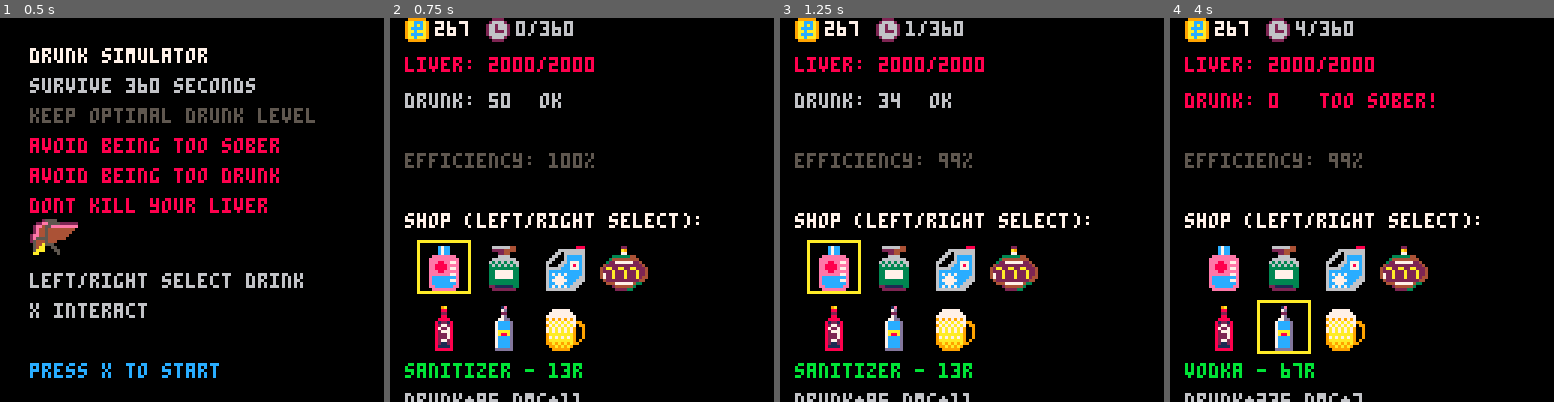
Above: before the commit, frames 1-4 (left to right).
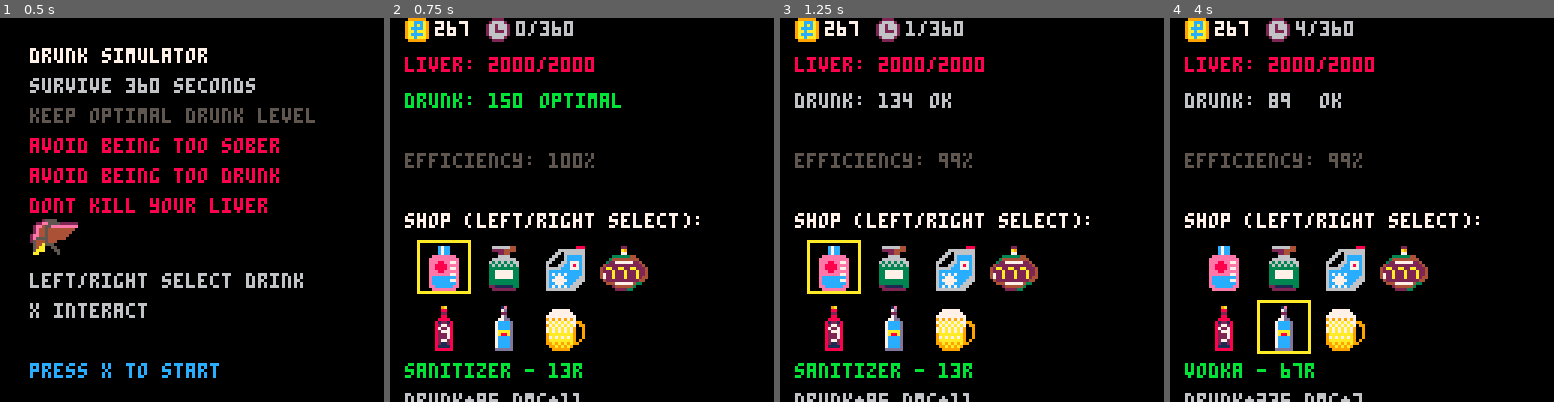
Above: after the commit, the same moments.

Repository: fritzlolpro/picopico
Game: PICO-8 cartridge carts/drunk.p8
The game is run twice, just before and just after one commit, with the same random seed, the same clock (stepped at 60 frames per second) and the same inputs.
Inputs:
- Up to frame 1 (0.5 s): no input
- Up to frame 2 (0.75 s): tap O (Z key) at 0.7 s
- Up to frame 3 (1.25 s): no input
- Up to frame 4 (4 s): hold Right 1.6-2.1 s; tap O (Z key) every 0.4 s from 1.7 to 3.7 s; hold Up 2.15-2.42 s; hold Right 2.47-3.03 s; hold Left 3.08-3.58 s; hold Down 3.63-3.97 s

Frame 1 is identical in both runs. In frame 2, 1.0% of the frame differs, in the area x 3-61%, y 19-24%; in frame 3, 0.1%; in frame 4, 1.0%, in the area x 3-69%, y 19-24%.

Commit message:
move functions

Diff:
--- a/carts/drunk.p8
+++ b/carts/drunk.p8
@@ -24,7 +24,7 @@
 -- Basic resources
 money = 267
 liver_health = base_liver_health
-intoxication = 50
+intoxication = 150
 selected_drink_index = 1 -- Selected drink in shop
 
 -- Intoxication parameters
@@ -50,6 +50,48 @@
 drinking_efficiency_bonus = 0
 drinking_efficiency_timer = 0
 max_liver_bonus = 0
+
+-- Drink effect functions
+function sanitizer_effect()
+    -- Shaking selection (frame randomly shifts)
+    shaking_timer = 300
+    -- 5 seconds at 60fps
+end
+
+function cologne_effect()
+    -- Slowmotion 4 sec (slow frame movement)
+    slowmotion_timer = 240
+    -- 4 seconds at 60fps
+end
+
+function antifreeze_effect()
+    -- Blindness 5 sec (can't see drinks)
+    blind_timer = 300
+    -- 5 seconds at 60fps
+end
+
+function cognac_effect()
+    -- Inverted controls 6 sec (ヌ●➡️=ヌ●⧗, ヌ●…=ヌ●★)
+    inverted_controls_timer = 360
+    -- 6 seconds at 60fps
+end
+
+function beer_effect()
+    -- Diuretic effect (pause for mini-game)
+    minigame_active = true
+end
+
+function vodka_effect()
+    -- Blackout 2 sec (controls don't work)
+    blackout_timer = 120
+    -- 2 seconds at 60fps
+end
+
+function yorsh_effect()
+    -- Chaotic frame (moves randomly)
+    chaotic_movement_timer = 480
+    -- 8 seconds at 60fps
+end
 
 drinks = {
     {
@@ -177,48 +219,6 @@
 inverted_controls_timer = 0 -- For inverted controls
 chaotic_movement_timer = 0 -- For chaotic frame movement
 
--- Drink effect functions
-function sanitizer_effect()
-    -- Shaking selection (frame randomly shifts)
-    shaking_timer = 300
-    -- 5 seconds at 60fps
-end
-
-function cologne_effect()
-    -- Slowmotion 4 sec (slow frame movement)
-    slowmotion_timer = 240
-    -- 4 seconds at 60fps
-end
-
-function antifreeze_effect()
-    -- Blindness 5 sec (can't see drinks)
-    blind_timer = 300
-    -- 5 seconds at 60fps
-end
-
-function cognac_effect()
-    -- Inverted controls 6 sec (ヌ●➡️=ヌ●⧗, ヌ●…=ヌ●★)
-    inverted_controls_timer = 360
-    -- 6 seconds at 60fps
-end
-
-function beer_effect()
-    -- Diuretic effect (pause for mini-game)
-    minigame_active = true
-end
-
-function vodka_effect()
-    -- Blackout 2 sec (controls don't work)
-    blackout_timer = 120
-    -- 2 seconds at 60fps
-end
-
-function yorsh_effect()
-    -- Chaotic frame (moves randomly)
-    chaotic_movement_timer = 480
-    -- 8 seconds at 60fps
-end
-
 -- Update effect timers
 function update_effects()
     if blind_timer > 0 then
@@ -287,9 +287,9 @@
     liver_health -= effective_liver_damage
 
     -- Check for side effect
-    --   if rnd(1) < drink.effect_chance then
-    --     drink.effect_func()
-    --   end
+    if rnd(1) < drink.effect_chance then
+        drink.effect_func()
+    end
 
     -- Check game end conditions
     check_game_conditions()
@@ -337,13 +337,13 @@
 -- Check game end conditions
 function check_game_conditions()
     if liver_health <= 0 then
-        -- current_state = game_state.game_over
+        current_state = game_state.game_over
     elseif intoxication <= intoxication_min_threshold then
         -- Too sober - game over
-        -- current_state = game_state.game_over
+        current_state = game_state.game_over
     elseif intoxication >= intoxication_critical then
         -- Critical intoxication - game over
-        -- current_state = game_state.game_over
+        current_state = game_state.game_over
     elseif total_seconds >= game_duration then
         -- 360 seconds passed - victory
         current_state = game_state.win
@@ -534,14 +534,14 @@
     end
 
     -- Check mini-game completion
-    if toilet_hit_time >= toilet_target_time then
+    if toilet_hit_time >= minigame_game_length then
         -- Success - get money bonus
-        money += 50
+        money += 200
         minigame_active = false
         minigame_timer = 0
     elseif minigame_timer <= 0 then
         -- Failure - lose liver health
-        liver_health -= 50
+        liver_health -= 500
         minigame_active = false
         minigame_timer = 0
     end
@@ -692,7 +692,8 @@
     elseif current_state == game_state.payday then
         draw_payday()
     elseif current_state == game_state.game_over then
-        draw_game_over()
+        -- draw_game_over()
+        draw_game()
     elseif current_state == game_state.win then
         draw_win()
     end
